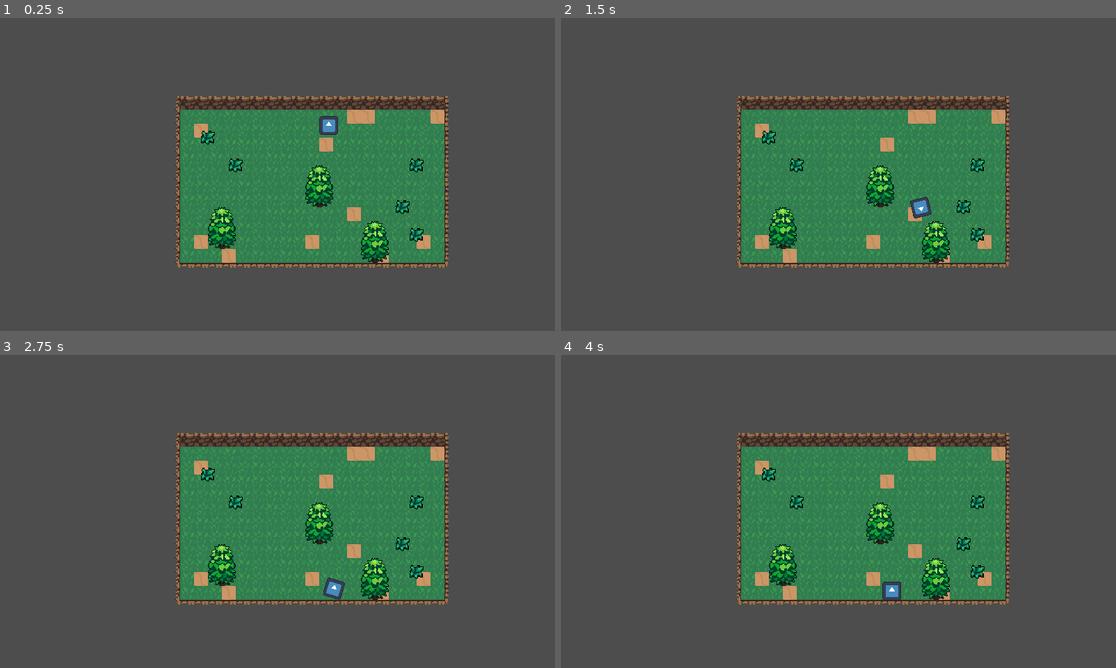
Above: before the commit, frames 1-4 (two rows, left to right).
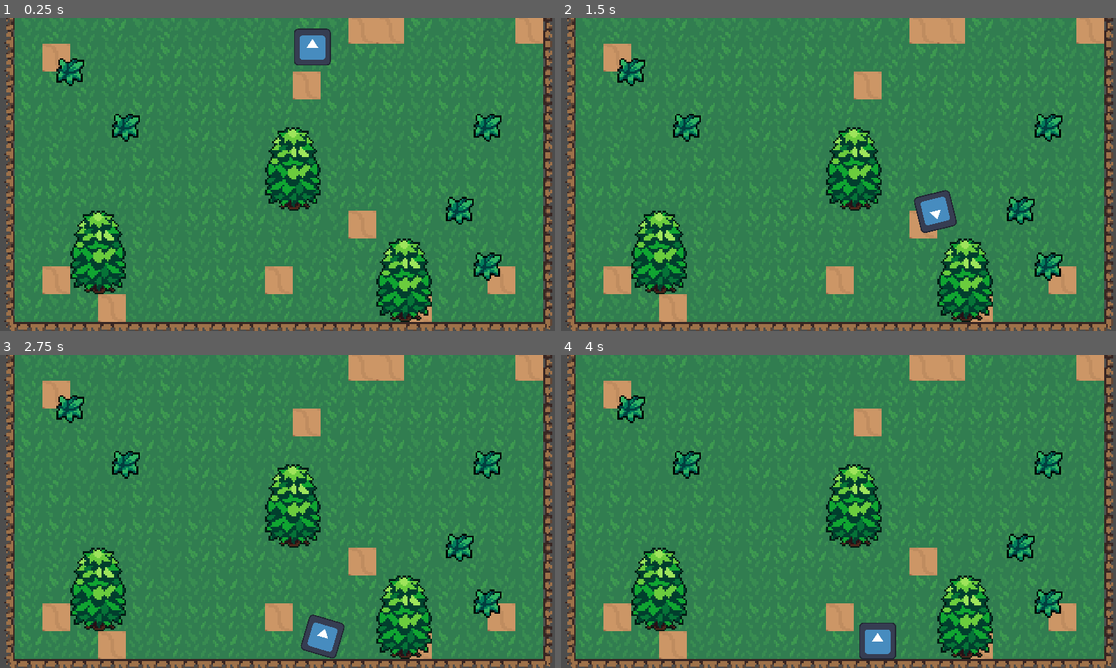
Above: after the commit, the same moments.

Repository: esp-ahz/demo
Game: Godot game, scene res://demo_map/demo_map.tscn
The game is run twice, just before and just after one commit, with the same random seed, the same clock (stepped at 60 frames per second) and the same inputs. The engine's default icon, where the game draws it, is replaced by a stand-in: a white triangle on a blue panel in a dark square.
Inputs:
- Up to frame 1 (0.25 s): no input
- Up to frame 2 (1.5 s): no input
- Up to frame 3 (2.75 s): no input
- Up to frame 4 (4 s): tap Enter at 3.5 s

The runs differ from the first frame. In frame 1, 81% of the frame differs, in the area x 0-100%, y 0-100%; in frame 2, 81%; in frame 3, 81%; in frame 4, 81%.

Commit message:
[demo] test map and texture

Diff:
--- a/demo_map/demo_map.tscn
+++ b/demo_map/demo_map.tscn
@@ -274,8 +274,7 @@
 layer_2/tile_data = PackedInt32Array()
 
 [node name="Camera2D" type="Camera2D" parent="."]
-position = Vector2(668, 445)
-zoom = Vector2(0.5, 0.5)
+position = Vector2(904, 546)
 
 [node name="RigidBody2D" type="RigidBody2D" parent="."]
 position = Vector2(1027, 78)
